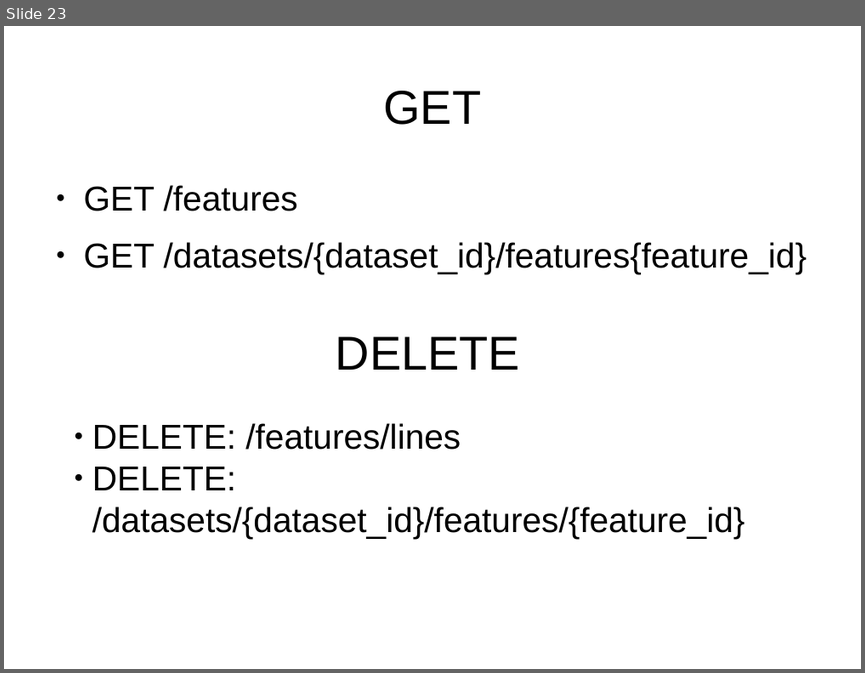
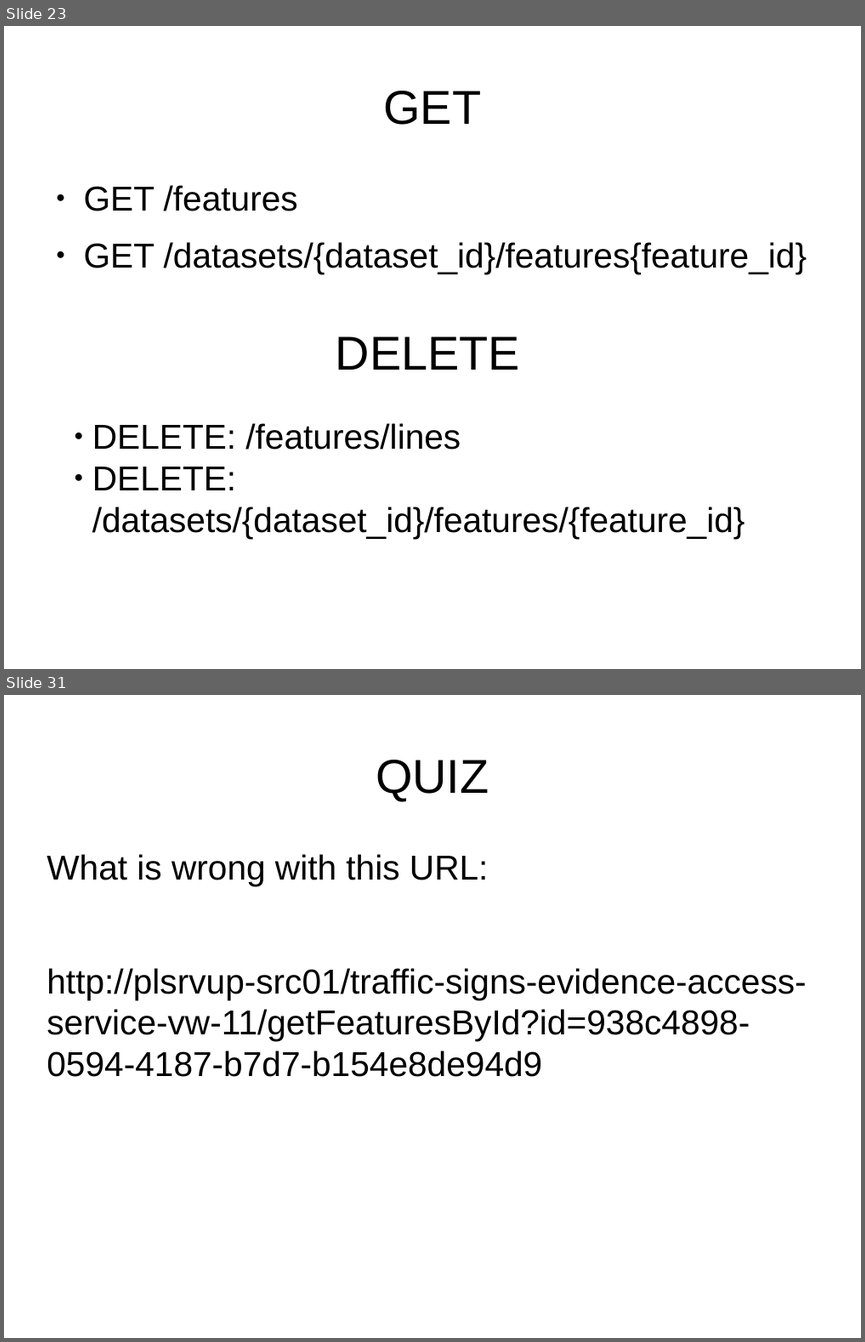
Before and after one commit to netzu/rest-presentation, a slide deck: RestfulFundaments.odp. Shown one above the other, each under a label of ours: slide 23 before the commit, slides 23 and 31 after it; the slides between them are not shown. The pictures are 865x673 and 865x1342 pixels, drawn with LibreOffice and Linux fonts; fonts in the diff are those of the drawing. Boxes give left, top, right and bottom in pixels: in the first picture for what was removed or moved away, otherwise in the second. Text is boxed around its words. In the diff, an @@ line names an element or a change of style, - is before the commit and + after.

Commit message:
More slides added Finished slides about URL and HTTP methods Added some remarks in the mindmaps, Roy Fielding picture added in the imagery repository

```diff
--- a/RestfulFundaments.odp
+++ b/RestfulFundaments.odp
@@ slide 31 added at [4,695,861,1338], background #FFFFFF @@
@@ title added at [375,760,488,801], 44 pt, text #000000 @@
+QUIZ
@@ text added at [46,854,806,1077], 32 pt, text #000000 @@
+What is wrong with this URL:
+http://plsrvup-src01/traffic-signs-evidence-access-service-vw-11/getFeaturesById?id=938c4898-0594-4187-b7d7-b154e8de94d9
```
Also in this commit, not shown: 8 slides changed, 8 other slides added, 1 slide removed, 2 other files.
